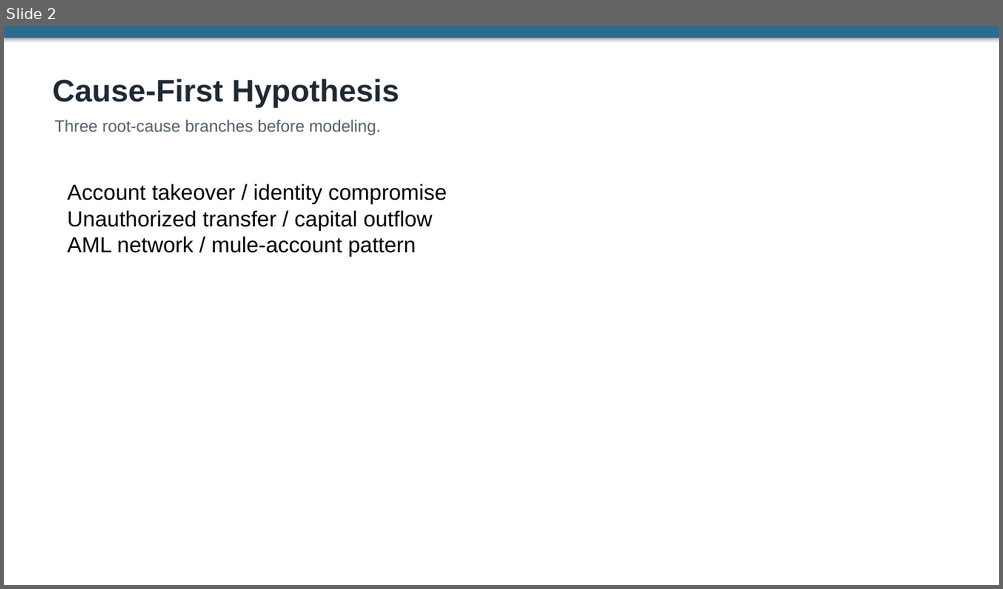
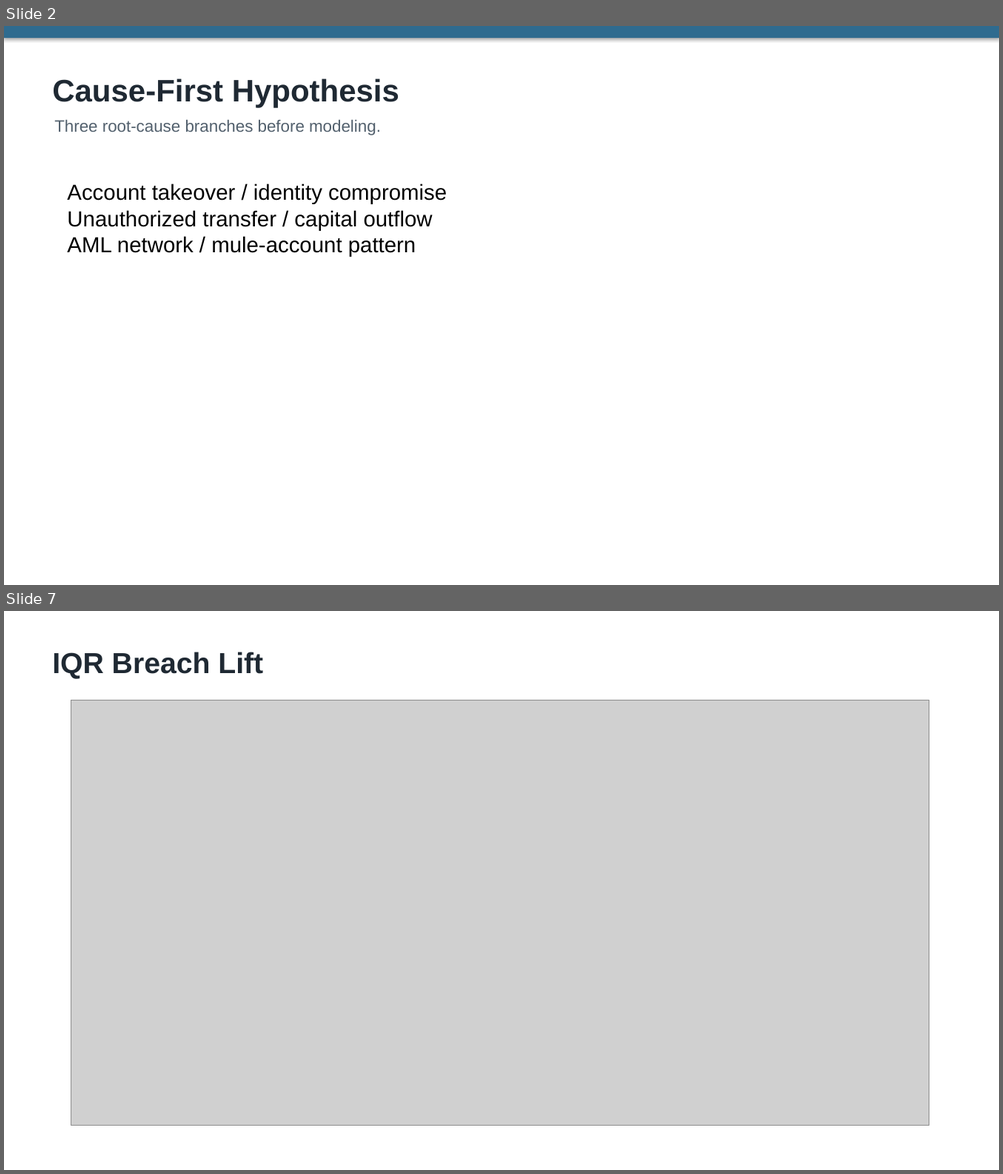
Before and after one commit to sonson0910/Fraud_Anomaly_Detection, a slide deck: report/final_slide_deck.pptx. Shown one above the other, each under a label of ours: slide 2 before the commit, slides 2 and 7 after it; the slides between them are not shown. The pictures are 1003x589 and 1003x1174 pixels, drawn with LibreOffice and Linux fonts; fonts in the diff are those of the drawing; grey boxes stand for pictures. Boxes give left, top, right and bottom in pixels: in the first picture for what was removed or moved away, otherwise in the second. Text is boxed around its words. In the diff, an @@ line names an element or a change of style, - is before the commit and + after.

```diff
--- a/report/final_slide_deck.pptx
+++ b/report/final_slide_deck.pptx
@@ slide 7 added at [4, 611, 999, 1170], background #FFFFFF @@
@@ text added at [52, 652, 263, 679], 28 pt, text #1F2933, bold @@
+IQR Breach Lift
@@ picture added at [71, 701, 929, 1126] @@
```
Also in this commit, not shown: 3 slides changed, 4 other slides added, 38 other files.
